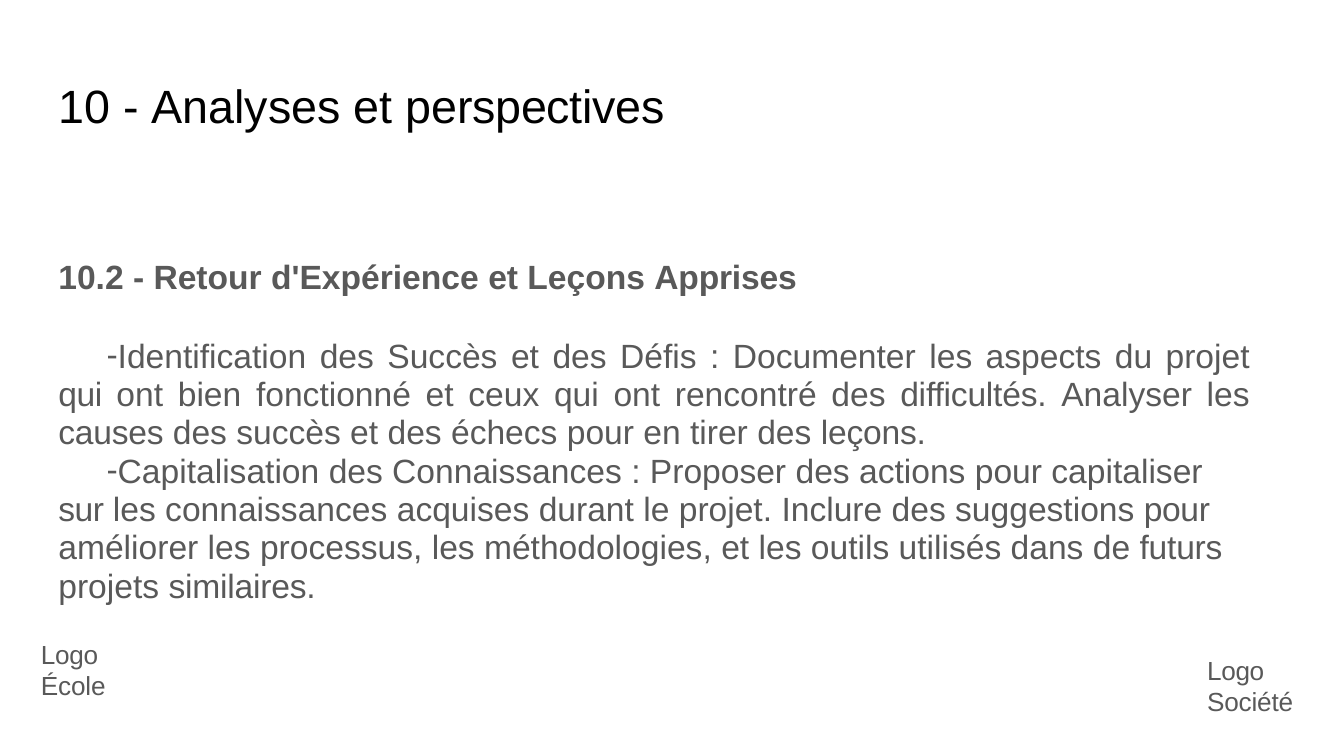
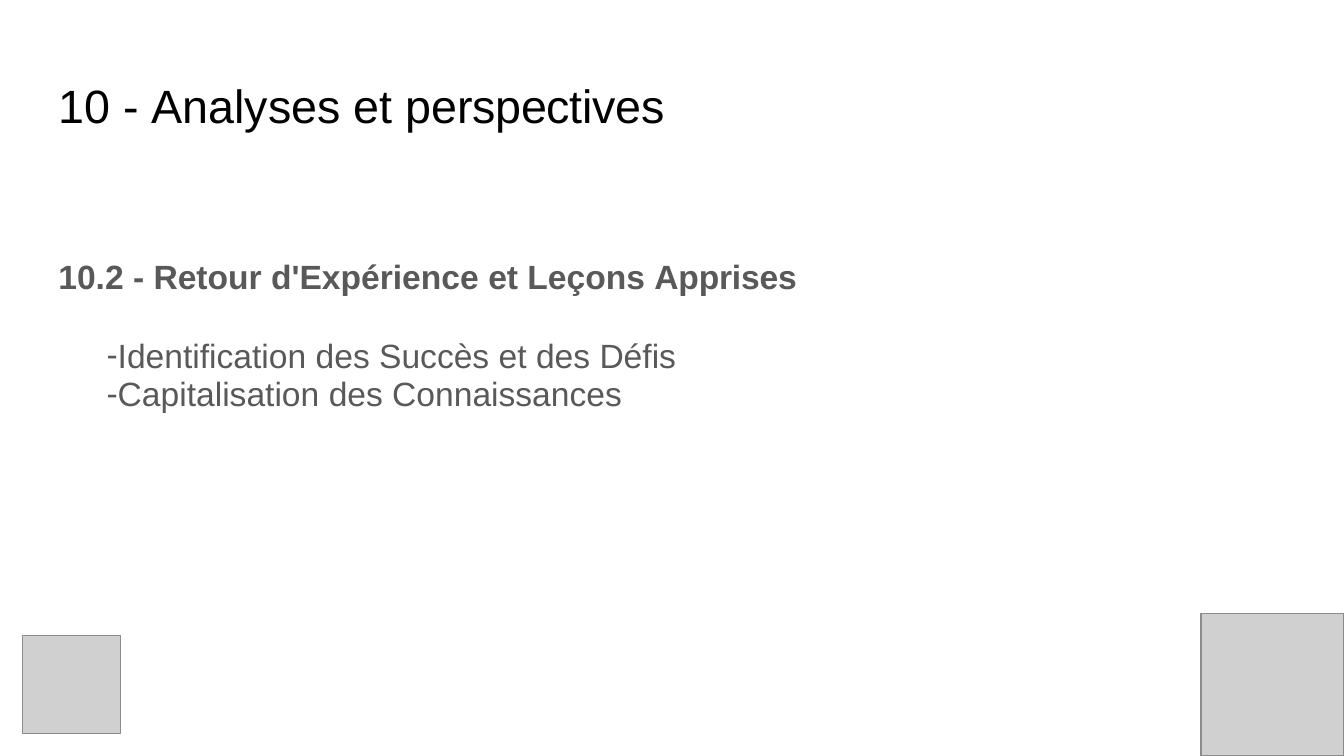
Before and after one commit to TheGeogeo/m2_ia_perso, a slide deck: slide 25 of A rendre/Georges_Coudrier_exam_slides.pptx (slide 26 before the commit). Drawn at 1344x756 pixels with LibreOffice and Linux fonts; fonts in the diff are those of the drawing; grey boxes stand for pictures. Boxes give left, top, right and bottom in pixels: in the first picture for what was removed or moved away, otherwise in the second. Text is boxed around its words. In the diff, an @@ line names an element or a change of style, - is before the commit and + after.

```diff
--- a/A rendre/Georges_Coudrier_exam_slides.pptx
+++ b/A rendre/Georges_Coudrier_exam_slides.pptx
@@ text at box(107, 343, 677, 413): text changed @@
-– Identification des Succès et des Défis : Documenter les aspects du projet qui ont bien fonctionné et ceux qui ont rencontré des difficultés. Analyser les causes des succès et des échecs pour en tirer des leçons.
-– Capitalisation des Connaissances : Proposer des actions pour capitaliser sur les connaissances acquises durant le projet. Inclure des suggestions pour améliorer les processus, les méthodologies, et les outils utilisés dans de futurs projets similaires.
+– Identification des Succès et des Défis
+– Capitalisation des Connaissances
@@ picture added at box(1202, 613, 1344, 755) @@
@@ picture added at box(23, 636, 121, 734) @@
@@ text removed at box(41, 646, 106, 695) @@
-Logo École
@@ text removed at box(1207, 662, 1293, 711) @@
-Logo Société
```
Also in this commit, not shown: 7 other slides changed, 1 slide removed.
